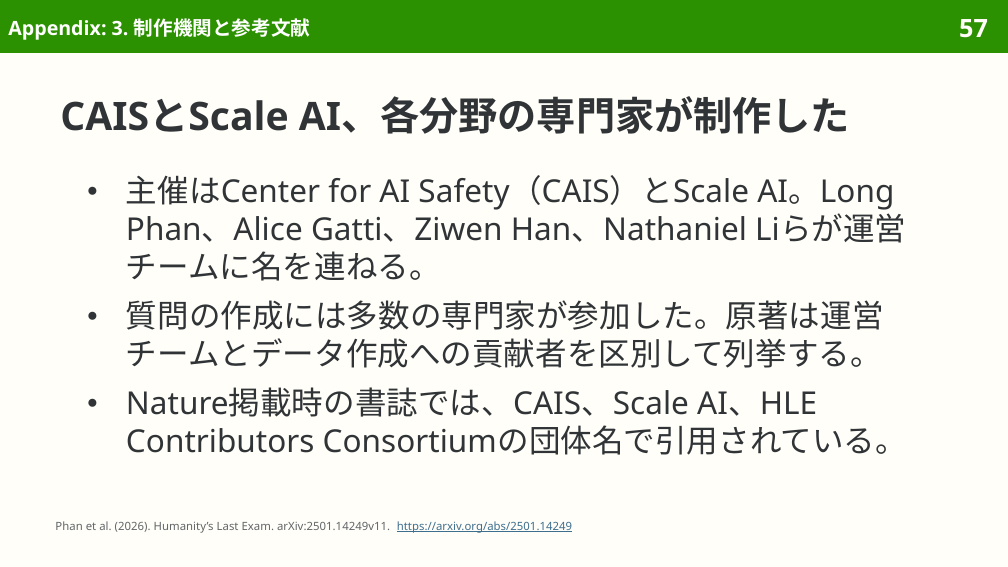
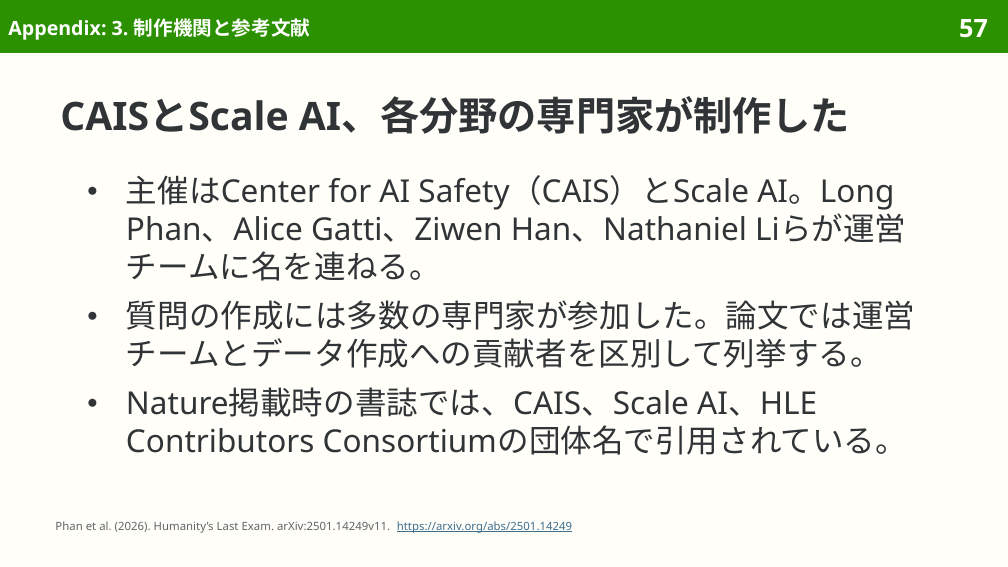
Before and after one commit to sasakiy84/datasets-in-10-minutes, a slide deck: slide 57 of slides/datasets-in-10-minutes-hle.pptx. Drawn at 1008x567 pixels with LibreOffice and Linux fonts; fonts in the diff are those of the drawing. Boxes give left, top, right and bottom in pixels: in the first picture for what was removed or moved away, otherwise in the second. Text is boxed around its words. In the diff, an @@ line names an element or a change of style, - is before the commit and + after.

Commit message:
slides(hle): refine Japanese wording and pair translations

```diff
--- a/slides/datasets-in-10-minutes-hle.pptx
+++ b/slides/datasets-in-10-minutes-hle.pptx
@@ text at (126, 300, 915, 368): text changed @@
-● 質問の作成には多数の専門家が参加した。原著は運営チームとデータ作成への貢献者を区別して列挙する。
+● 質問の作成には多数の専門家が参加した。論文では運営チームとデータ作成への貢献者を区別して列挙する。
```
Also in this commit, not shown: 9 other slides changed, 4 other files.
